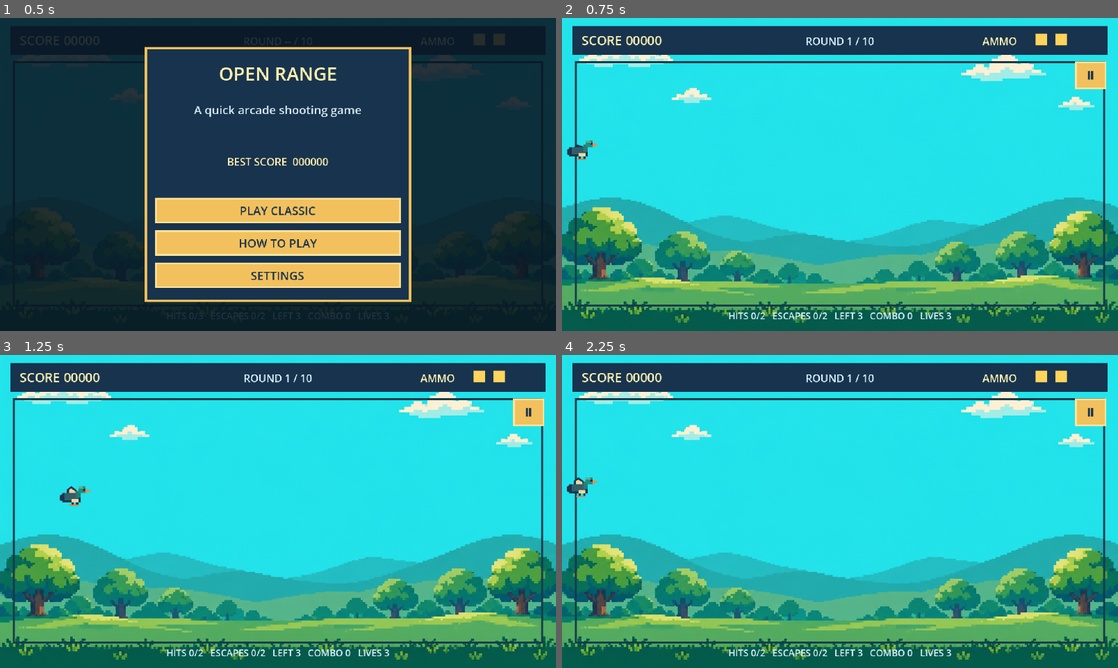
Above: before the commit, frames 1-4 (two rows, left to right).
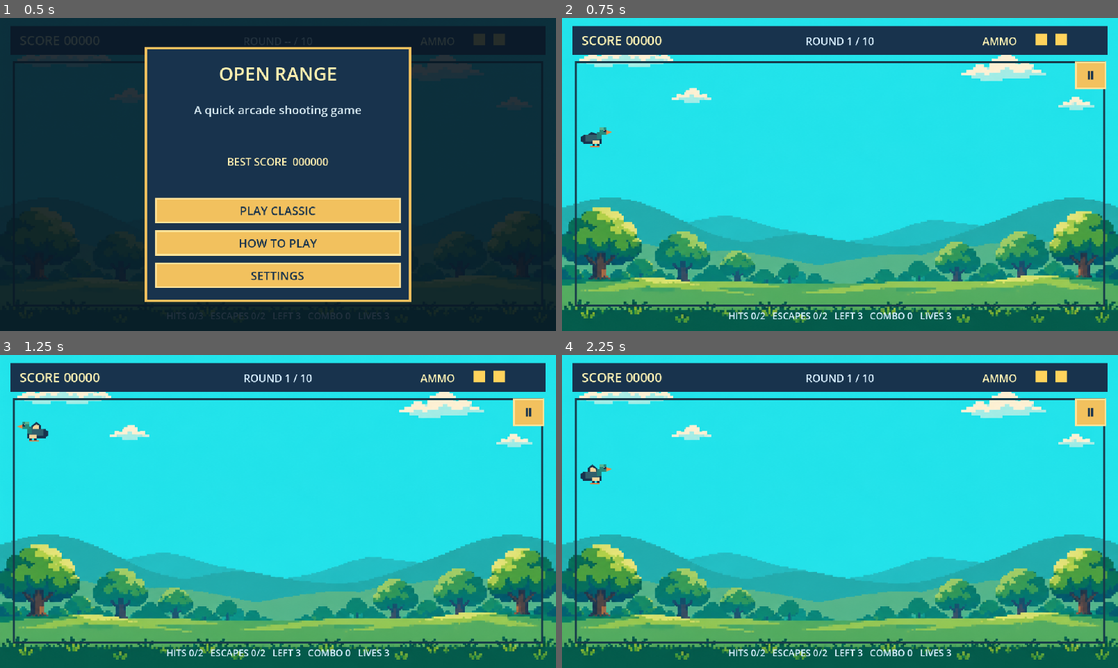
Above: after the commit, the same moments.

Repository: ranababu1/duckhunt
Game: Godot game, scene res://scenes/main/main.tscn
Same seed, same stepped clock (60 frames per second), same inputs: the game is played once before the commit and once after it. Sound files missing from this copy of the repository are replaced by a short silence.
Inputs:
- Up to frame 1 (0.5 s): no input
- Up to frame 2 (0.75 s): click "PLAY CLASSIC" at 0.5 s
- Up to frame 3 (1.25 s): no input
- Up to frame 4 (2.25 s): click "Ⅱ" at 1.25 s; click "RESTART RUN" at 2 s

Frame 1 is identical in both runs. In frame 2, 0.3% of the frame differs, in the area x 0-9%, y 34-46%; in frame 3, 0.4%, in the area x 3-17%, y 21-49%; in frame 4, 0.4%.

Commit message:
Speed up duck flights with sharp reroutes

Diff:
--- a/project.godot
+++ b/project.godot
@@ -3,7 +3,7 @@
 config_version=5
 
 [application]
-config/name="Duck Hunt Arcade"
+config/name="Open Range"
 config/version="0.1.0"
 config/icon="res://assets/ui/open_range_app_icon.svg"
 run/main_scene="res://scenes/main/main.tscn"
--- a/scripts/data/round_catalog.gd
+++ b/scripts/data/round_catalog.gd
@@ -6,11 +6,11 @@
 static func classic_mode() -> Array:
 	var rounds: Array = []
 	var definitions := [
-		[3, 1, 0.85, 170.0, 2, 2], [3, 1, 0.80, 180.0, 2, 2],
-		[4, 1, 0.75, 190.0, 3, 2], [4, 1, 0.70, 205.0, 3, 2],
-		[5, 1, 0.65, 220.0, 3, 2], [5, 1, 0.60, 235.0, 4, 2],
-		[6, 2, 0.58, 245.0, 4, 2], [6, 2, 0.55, 255.0, 4, 1],
-		[7, 2, 0.52, 270.0, 5, 1], [8, 2, 0.50, 285.0, 6, 1]
+		[3, 1, 0.85, 300.0, 2, 2], [3, 1, 0.80, 315.0, 2, 2],
+		[4, 1, 0.75, 330.0, 3, 2], [4, 1, 0.70, 345.0, 3, 2],
+		[5, 1, 0.65, 360.0, 3, 2], [5, 1, 0.60, 375.0, 4, 2],
+		[6, 2, 0.58, 390.0, 4, 2], [6, 2, 0.55, 405.0, 4, 1],
+		[7, 2, 0.52, 420.0, 5, 1], [8, 2, 0.50, 435.0, 6, 1]
 	]
 	for index in definitions.size():
 		var definition: Array = definitions[index]
@@ -24,7 +24,7 @@
 		config.required_hits = definition[4]
 		config.allowed_escapes = definition[5]
 		config.movement_pattern_pool.clear()
-		config.movement_pattern_pool.append("sine")
+		config.movement_pattern_pool.append("zigzag")
 		if index >= 3:
 			config.movement_pattern_pool.append("diagonal")
 		rounds.append(config)
--- a/scripts/gameplay/duck.gd
+++ b/scripts/gameplay/duck.gd
@@ -9,11 +9,15 @@
 
 const HIT_RADIUS := 26.0
 const TERMINAL_ANIMATION_DURATION := 0.35
+const REROUTE_MIN_SECONDS := 0.28
+const REROUTE_MAX_SECONDS := 0.55
 
 var state := State.ENTERING
 var flight_velocity := Vector2(180.0, 0.0)
 var playfield := Rect2(24.0, 76.0, 912.0, 420.0)
 var flight_time := 0.0
+var flight_speed := 180.0
+var reroute_remaining := 0.0
 var terminal_time := 0.0
 var terminal_animation_duration := TERMINAL_ANIMATION_DURATION
 var resolution_sent := false
@@ -42,6 +46,8 @@
 	position = start_position
 	playfield = new_playfield
 	flight_velocity = new_velocity
+	flight_speed = new_velocity.length()
+	reroute_remaining = randf_range(REROUTE_MIN_SECONDS, REROUTE_MAX_SECONDS)
 	base_y = start_position.y
 	movement_pattern = new_pattern
 	flight_time = 0.0
@@ -77,9 +83,22 @@
 		State.ENTERING, State.FLYING:
 			flight_time += delta
 			state = State.FLYING
-			position += flight_velocity * delta
 			if movement_pattern == "sine":
+				position += flight_velocity * delta
 				position.y = base_y + sin(flight_time * 3.0) * 42.0
+			else:
+				reroute_remaining -= delta
+				if reroute_remaining <= 0.0:
+					_reroute_course()
+				position += flight_velocity * delta
+				var top_edge := playfield.position.y + HIT_RADIUS
+				var bottom_edge := playfield.end.y - HIT_RADIUS
+				if position.y < top_edge:
+					position.y = top_edge
+					_reroute_course(1.0)
+				elif position.y > bottom_edge:
+					position.y = bottom_edge
+					_reroute_course(-1.0)
 			if not playfield.grow(HIT_RADIUS).has_point(position):
 				_resolve_escape()
 		State.HIT, State.ESCAPING:
@@ -93,6 +112,17 @@
 					animated_visual.visible = false
 				terminal_animation_finished.emit(self)
 	queue_redraw()
+
+func _reroute_course(vertical_direction := 0.0) -> void:
+	var horizontal_direction := signf(flight_velocity.x)
+	if randf() < 0.32:
+		horizontal_direction *= -1.0
+	var vertical_angle := randf_range(-0.88, 0.88)
+	if vertical_direction != 0.0:
+		vertical_angle = absf(vertical_angle) * signf(vertical_direction)
+	flight_velocity = Vector2(horizontal_direction * cos(vertical_angle), sin(vertical_angle)) * flight_speed
+	scale.x = horizontal_direction
+	reroute_remaining = randf_range(REROUTE_MIN_SECONDS, REROUTE_MAX_SECONDS)
 
 func _resolve_hit() -> void:
 	if resolution_sent:
--- a/tests/gameplay_logic_test.gd
+++ b/tests/gameplay_logic_test.gd
@@ -18,6 +18,7 @@
 	_test_round_outcomes()
 	_test_duck_terminal_states()
 	_test_sprite_animation_lifecycle()
+	_test_duck_rerouting()
 	_test_classic_round_progression()
 	_test_finite_round_waves()
 	_test_scoring_and_lives()
@@ -110,7 +111,9 @@
 	var configs: Array = RoundCatalogScript.classic_mode()
 	_assert(configs.size() == 10, "classic mode must provide ten rounds")
 	_assert(configs[0].round_number == 1 and configs[9].round_number == 10, "round numbers must span one through ten")
+	_assert(configs[0].min_flight_speed >= 300.0, "first-round ducks should use the faster flight pace")
 	_assert(configs[9].min_flight_speed > configs[0].min_flight_speed, "later rounds must increase flight speed")
+	_assert(configs.all(func(config): return "zigzag" in config.movement_pattern_pool), "every round should allow instant zigzag course changes")
 	var manager = GameManagerScript.new()
 	manager.configure(configs)
 	manager.start_run()
@@ -124,6 +127,18 @@
 		manager.continue_round()
 	_assert(manager.state == manager.State.RUN_COMPLETE, "clearing all ten rounds should complete the run")
 	manager.free()
+
+func _test_duck_rerouting() -> void:
+	var duck = DuckScript.new()
+	duck.start_flight(Vector2(480.0, 270.0), Rect2(-10000.0, 0.0, 20000.0, 540.0), Vector2(300.0, 0.0), "zigzag")
+	duck._reroute_course()
+	_assert(is_equal_approx(duck.flight_velocity.length(), 300.0), "instant course changes should preserve target speed")
+	_assert(duck.reroute_remaining >= duck.REROUTE_MIN_SECONDS and duck.reroute_remaining <= duck.REROUTE_MAX_SECONDS, "reroutes should happen on a short interval")
+	for _step in 20:
+		duck._process(0.1)
+		_assert(duck.position.y >= 26.0 and duck.position.y <= 514.0, "rerouting targets should stay inside the vertical playfield")
+	_assert(duck.flight_speed >= 300.0, "flight speed should be retained through repeated course changes")
+	duck.free()
 
 func _test_finite_round_waves() -> void:
 	var config = RoundCatalogScript.classic_mode()[0]
Not shown, changed: export_presets.cfg
Not shown, changed: doc/changelog.md
Not shown, changed: doc/currentstate.md
